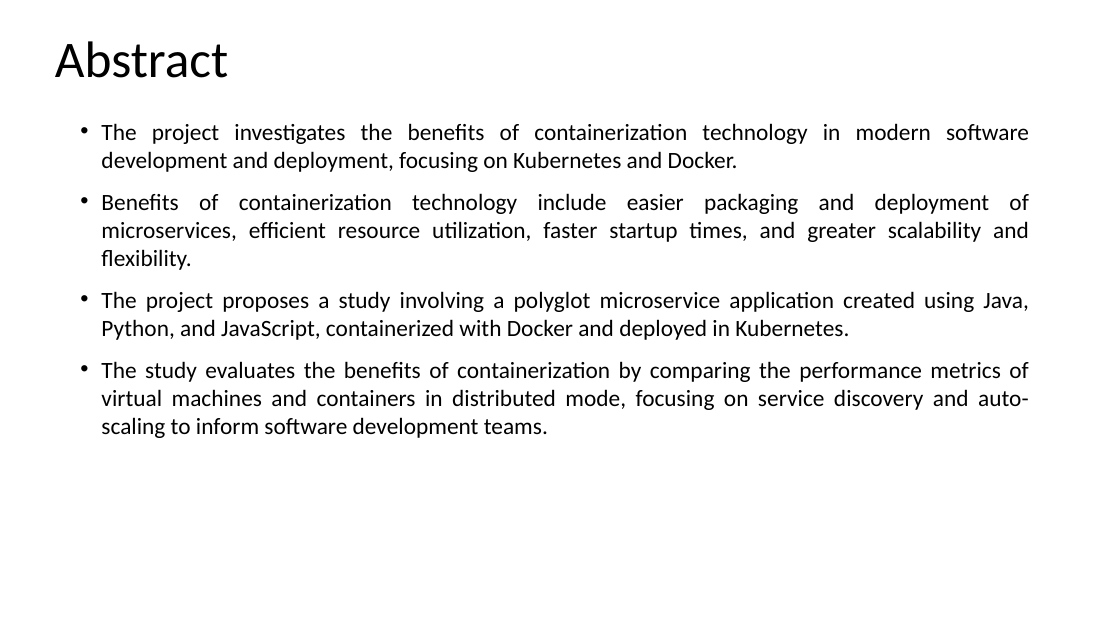
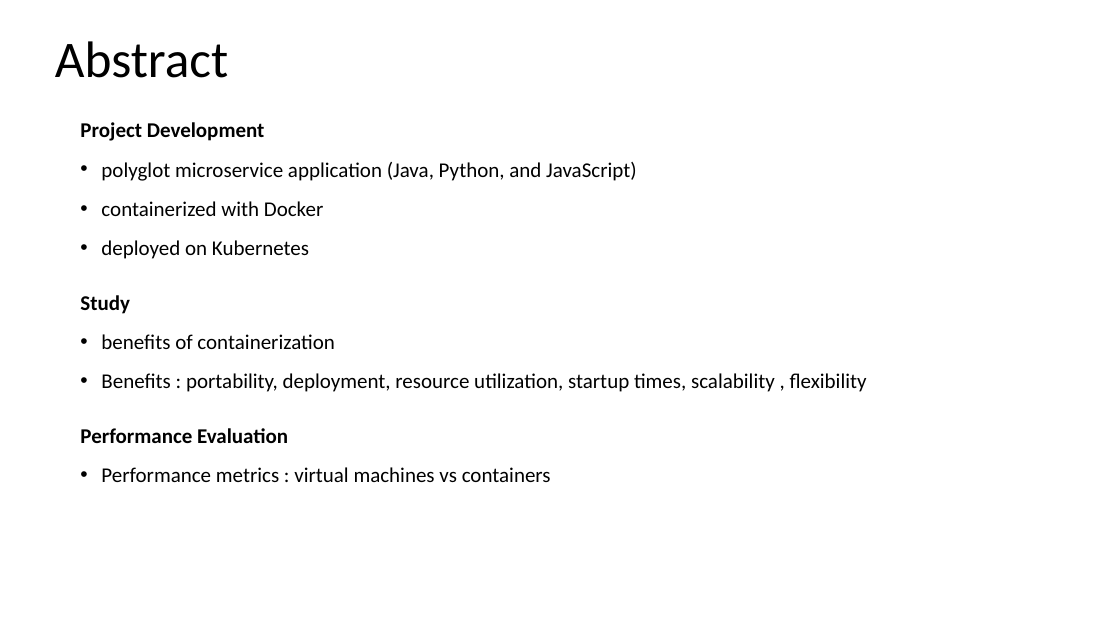
Before and after one commit to vyepuri/capstone-project-team5, a slide deck: slide 3 of Presentations/Presentation.pptx. Drawn at 1120x630 pixels with LibreOffice and Linux fonts; fonts in the diff are those of the drawing. Boxes give left, top, right and bottom in pixels: in the first picture for what was removed or moved away, otherwise in the second. Text is boxed around its words. In the diff, an @@ line names an element or a change of style, - is before the commit and + after.

```diff
--- a/Presentations/Presentation.pptx
+++ b/Presentations/Presentation.pptx
@@ text at box(80, 122, 867, 482): text changed; size 20 to 18 pt @@
-• The project investigates the benefits of containerization technology in modern software development and deployment, focusing on Kubernetes and Docker.
-• Benefits of containerization technology include easier packaging and deployment of microservices, efficient resource utilization, faster startup times, and greater scalability and flexibility.
-• The project proposes a study involving a polyglot microservice application created using Java, Python, and JavaScript, containerized with Docker and deployed in Kubernetes.
-• The study evaluates the benefits of containerization by comparing the performance metrics of virtual machines and containers in distributed mode, focusing on service discovery and auto-scaling to inform software development teams.
+Project Development
+• polyglot microservice application (Java, Python, and JavaScript)
+• containerized with Docker
+• deployed on Kubernetes
+Study
+• benefits of containerization
+• Benefits : portability, deployment, resource utilization, startup times, scalability , flexibility
+Performance Evaluation
+• Performance metrics : virtual machines vs containers
```
Also in this commit, not shown: 3 other slides changed, 6 slides added.
